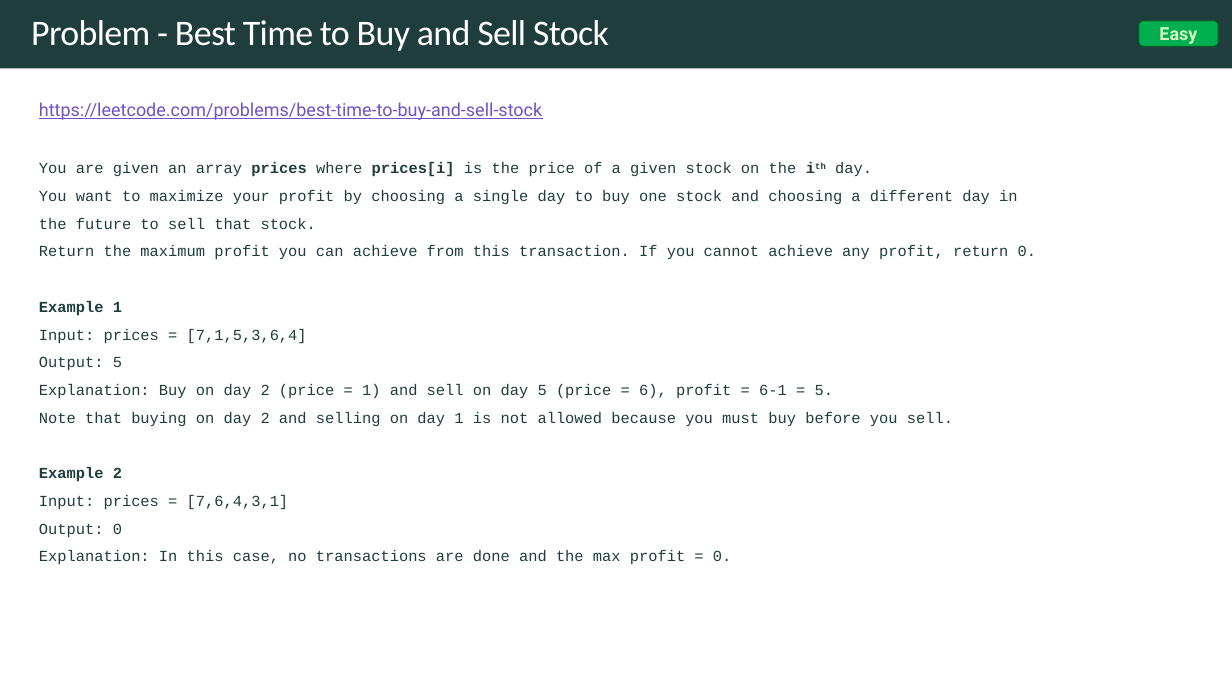
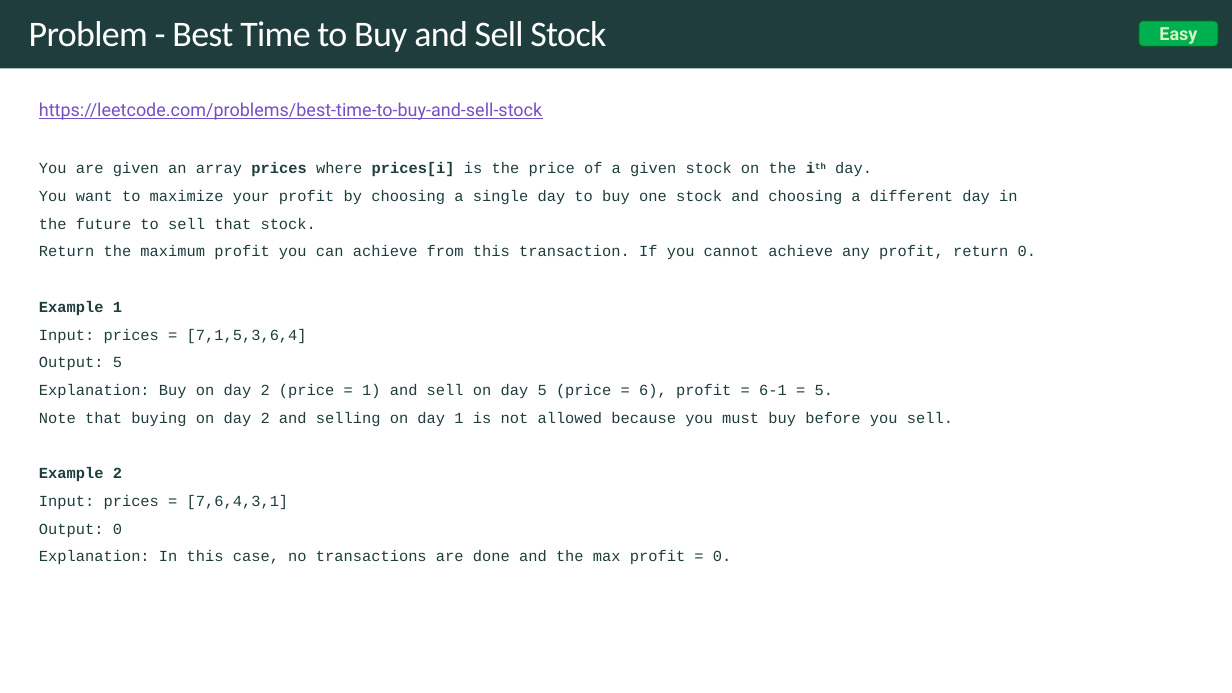
Before and after one commit to rfdavid/coding-interview-handbook-cpp, a slide deck: slide 13 of Algorithm and problem Solving Cheatsheet.pptm (slide 8 before the commit). Drawn at 1232x693 pixels with LibreOffice and Linux fonts; fonts in the diff are those of the drawing. Boxes give left, top, right and bottom in pixels: in the first picture for what was removed or moved away, otherwise in the second. Text is boxed around its words. In the diff, an @@ line names an element or a change of style, - is before the commit and + after.

```diff
--- a/Algorithm and problem Solving Cheatsheet.pptm
+++ b/Algorithm and problem Solving Cheatsheet.pptm
@@ title "Problem - Best Time to ..." at [29, 21, 606, 52]: vertical alignment middle to top @@
```
Also in this commit, not shown: 5 other slides changed, 5 slides added, 10 other files.
